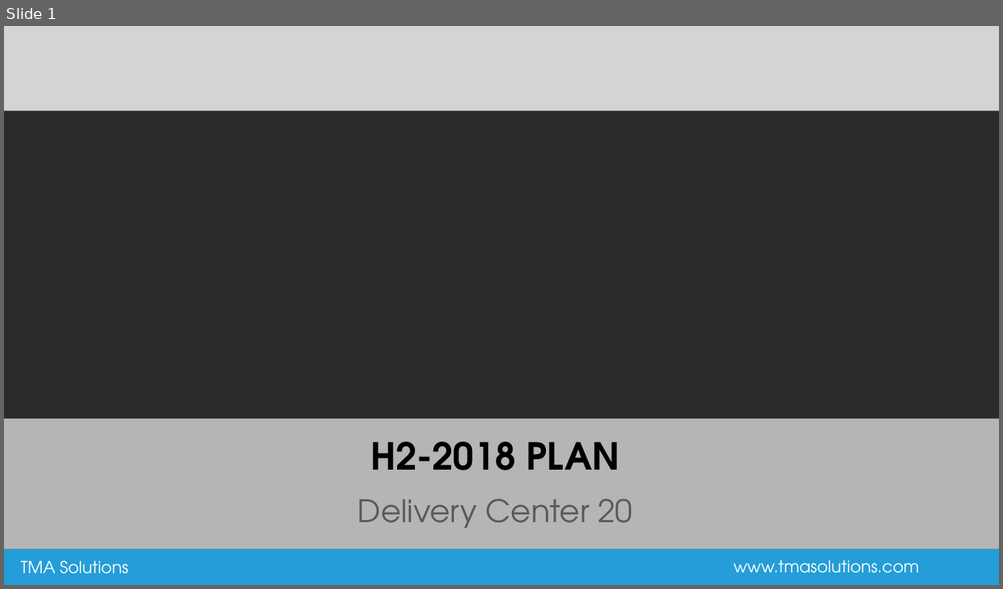
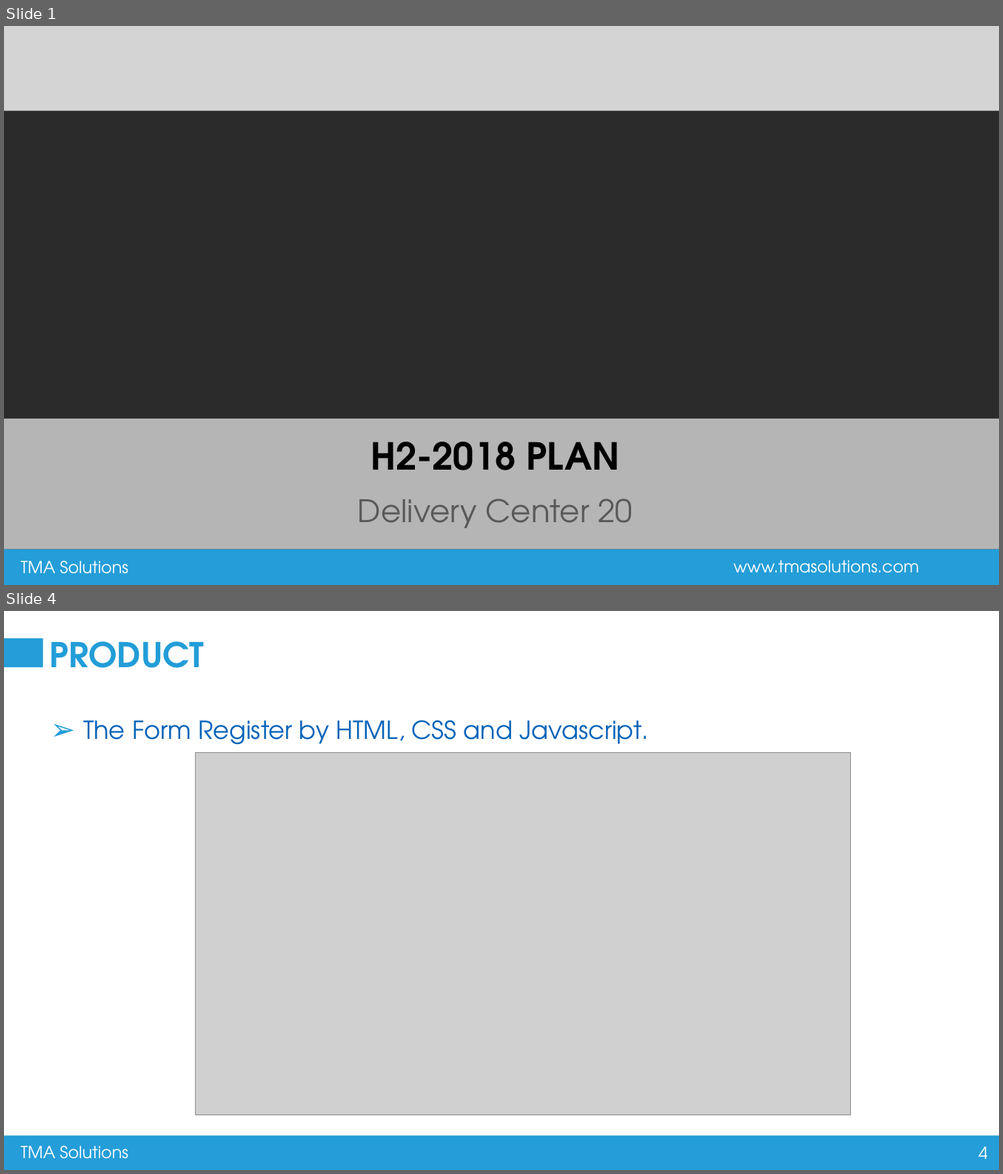
Before and after one commit to thonghv/Intership, a slide deck: _nhandt/TMA_Template.pptx. Shown one above the other, each under a label of ours: slide 1 before the commit, slides 1 and 4 after it; the slides between them are not shown. The pictures are 1003x589 and 1003x1174 pixels, drawn with LibreOffice and Linux fonts; fonts in the diff are those of the drawing; grey boxes stand for pictures; background and template pictures are left out; a plain dark background stands for a picture behind light text. Boxes give left, top, right and bottom in pixels: in the first picture for what was removed or moved away, otherwise in the second. Text is boxed around its words. In the diff, an @@ line names an element or a change of style, - is before the commit and + after.

Commit message:
Form dang ky - dang nhap bang Reactjs

```diff
--- a/_nhandt/TMA_Template.pptx
+++ b/_nhandt/TMA_Template.pptx
@@ slide 4 added at (x1=4, y1=611, x2=999, y2=1170), background #FFFFFF; not listed: 3 template elements that a slide beside it also shows @@
@@ rectangle added at (x1=4, y1=638, x2=42, y2=668), fill #249DD8 @@
@@ title added at (x1=50, y1=641, x2=205, y2=668), 33 pt, text #229DD8, bold @@
+PRODUCT
@@ text added at (x1=83, y1=720, x2=649, y2=745), 24 pt, text #0563B8 @@
+➢ The Form Register by HTML, CSS and Javascript.
@@ picture added at (x1=195, y1=753, x2=851, y2=1116) @@
```
Also in this commit, not shown: 1 slide changed, 3 other slides added, 2 slides removed.
